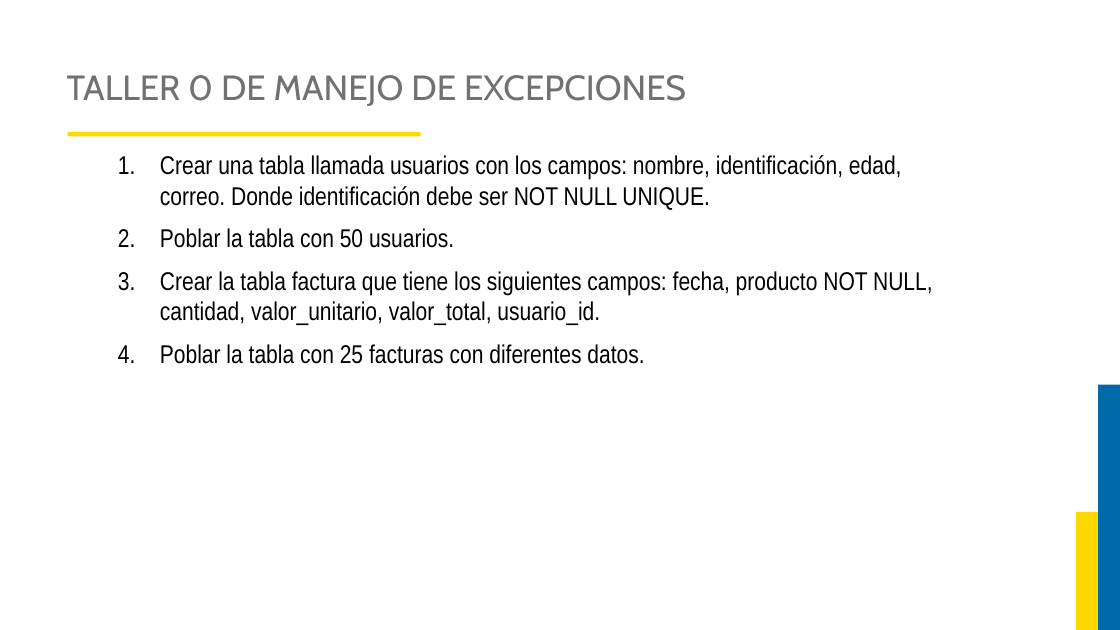
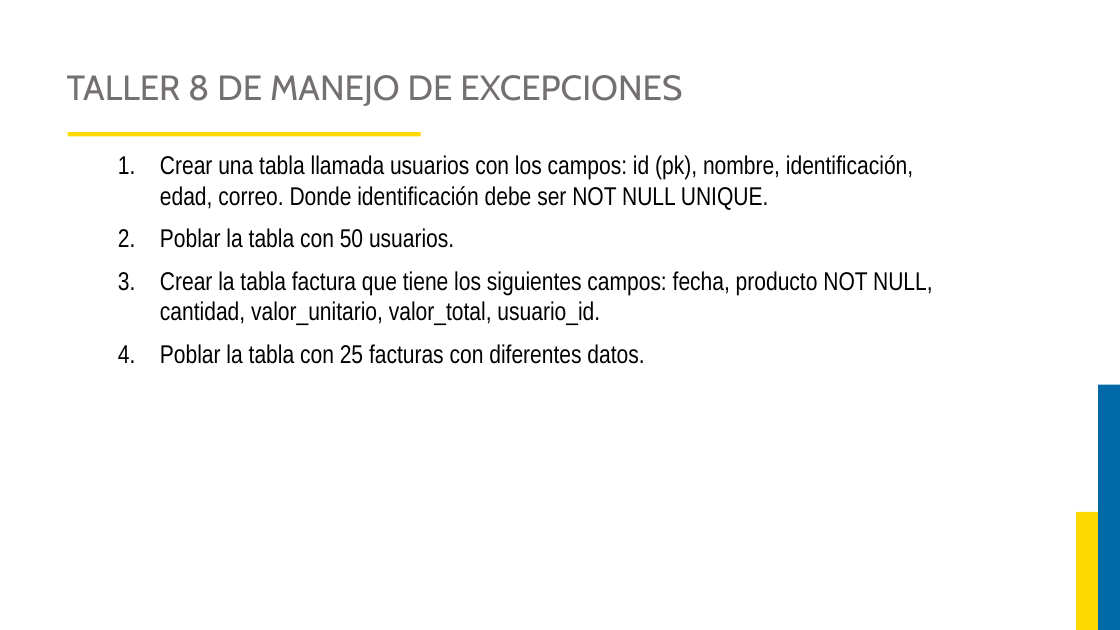
Before and after one commit to JorgeAlejandroAguirreGutierrez/proyecto-luis, a slide deck: slide 116 of Curso Base de Datos 2/DIAPOSITIVAS BASES DE DATOS 2.pptx (slide 117 before the commit). Drawn at 1120x630 pixels with LibreOffice and Linux fonts; fonts in the diff are those of the drawing; background and template pictures are left out. Boxes give left, top, right and bottom in pixels: in the first picture for what was removed or moved away, otherwise in the second. Text is boxed around its words. In the diff, an @@ line names an element or a change of style, - is before the commit and + after.

```diff
--- a/Curso Base de Datos 2/DIAPOSITIVAS BASES DE DATOS 2.pptx
+++ b/Curso Base de Datos 2/DIAPOSITIVAS BASES DE DATOS 2.pptx
@@ title at (67, 75, 682, 106): text changed @@
-TALLER 0 DE MANEJO DE EXCEPCIONES
+TALLER 8 DE MANEJO DE EXCEPCIONES
@@ text at (160, 155, 913, 210): text changed @@
-1. Crear una tabla llamada usuarios con los campos: nombre, identificación, edad, correo. Donde identificación debe ser NOT NULL UNIQUE.
+1. Crear una tabla llamada usuarios con los campos: id (pk), nombre, identificación, edad, correo. Donde identificación debe ser NOT NULL UNIQUE.
```
Also in this commit, not shown: 7 other slides changed, 1 slide added, 2 slides removed, 18 other files.
